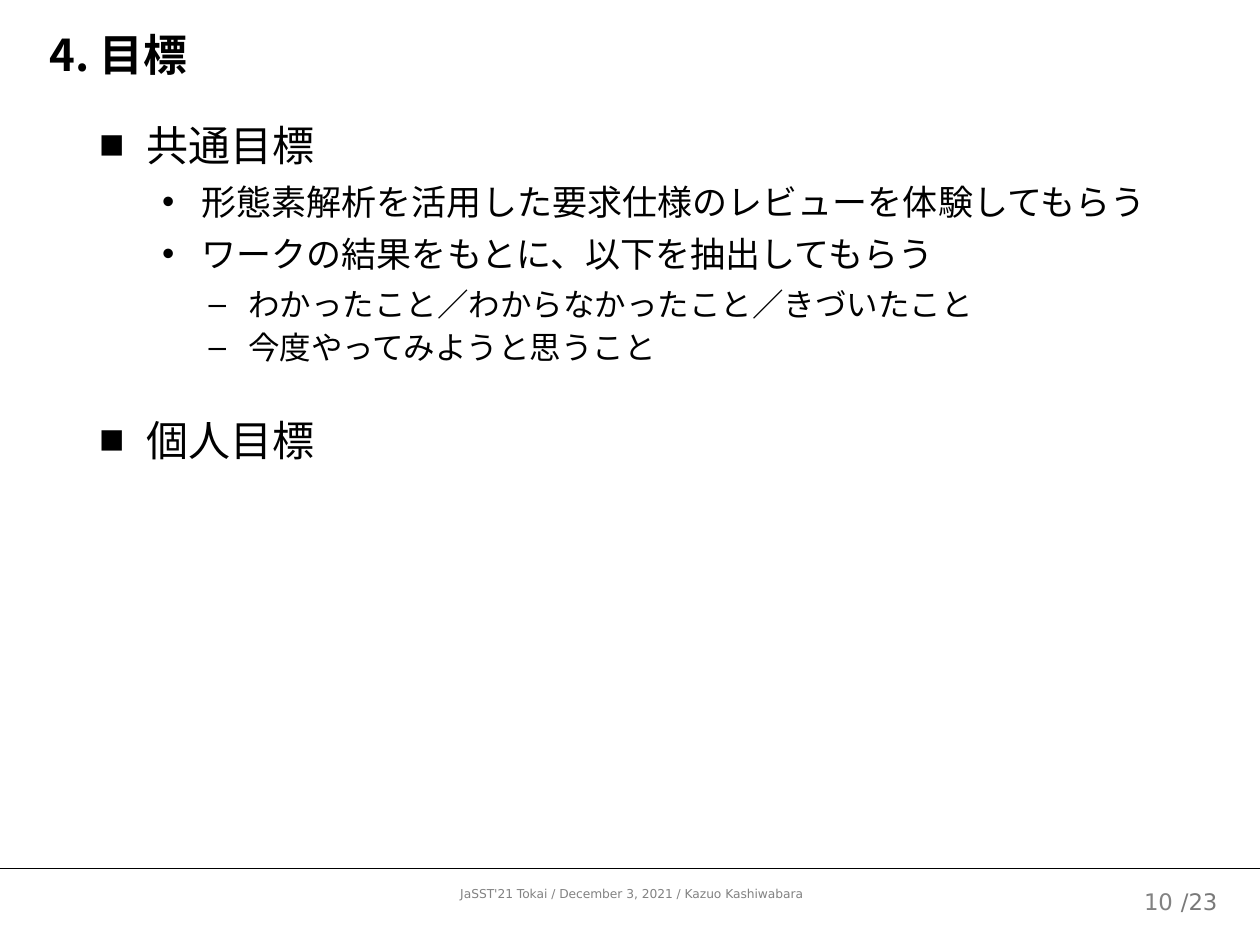
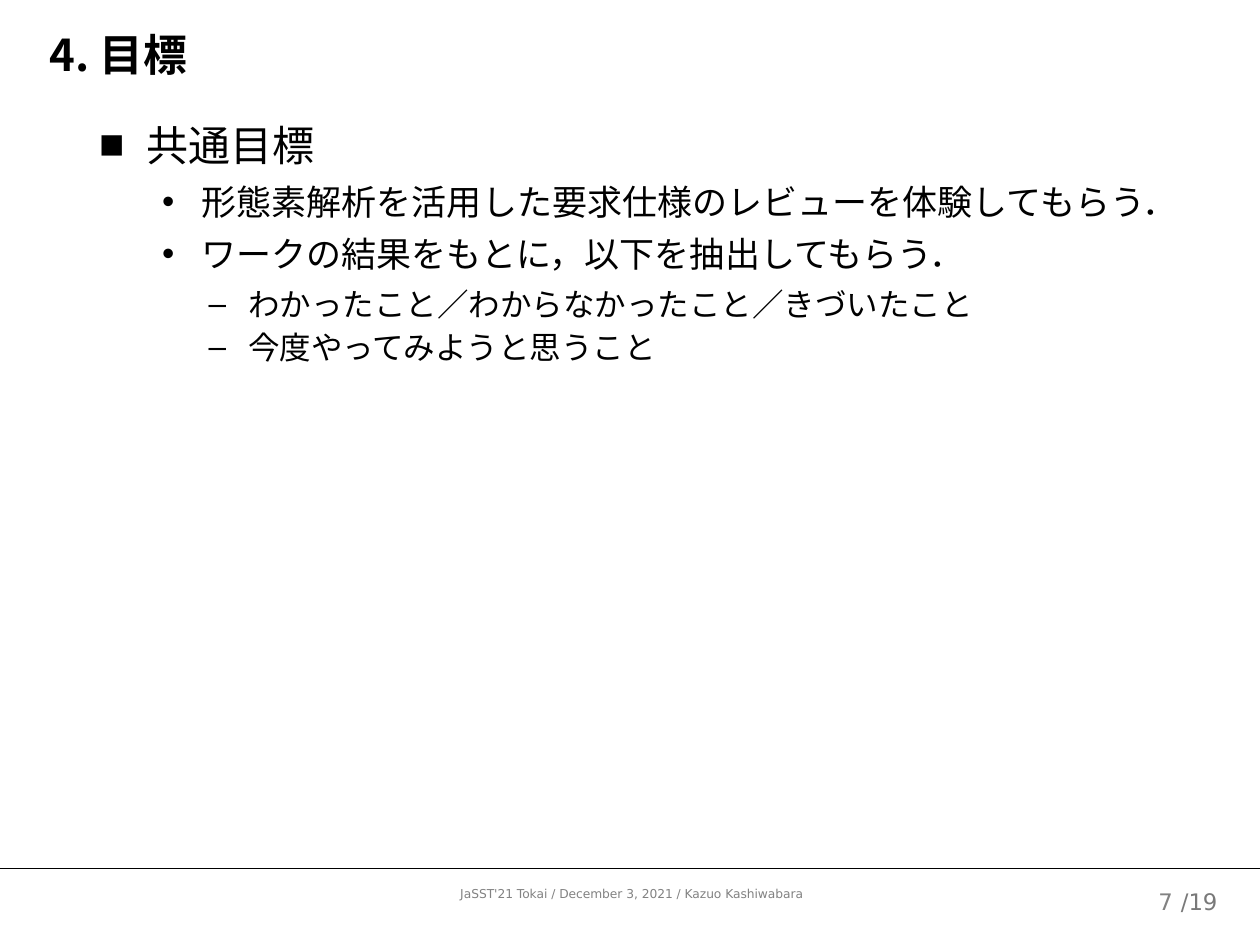
Before and after one commit to kazuo-reve/Work_MorphologicalBasedReview, a slide deck: slide 8 of 形態素ベースドレビューワークショップ.pptx (slide 11 before the commit). Drawn at 1260x946 pixels with LibreOffice and Linux fonts; fonts in the diff are those of the drawing. Boxes give left, top, right and bottom in pixels: in the first picture for what was removed or moved away, otherwise in the second. Text is boxed around its words. In the diff, an @@ line names an element or a change of style, - is before the commit and + after.

```diff
--- a/形態素ベースドレビューワークショップ.pptx
+++ b/形態素ベースドレビューワークショップ.pptx
@@ text at [202,185,1178,271]: text changed @@
-  • 形態素解析を活用した要求仕様のレビューを体験してもらう
-  • ワークの結果をもとに、以下を抽出してもらう
+  • 形態素解析を活用した要求仕様のレビューを体験してもらう．
+  • ワークの結果をもとに，以下を抽出してもらう．
@@ text at [146,420,314,460]: paragraph removed @@
-■ 個人目標
@@ page number at [1158,893,1172,910]: text changed @@
-10
+7
@@ text at [1181,893,1218,912]: text changed @@
-/23
+/19
```
Also in this commit, not shown: 19 other slides changed, 4 slides removed.
